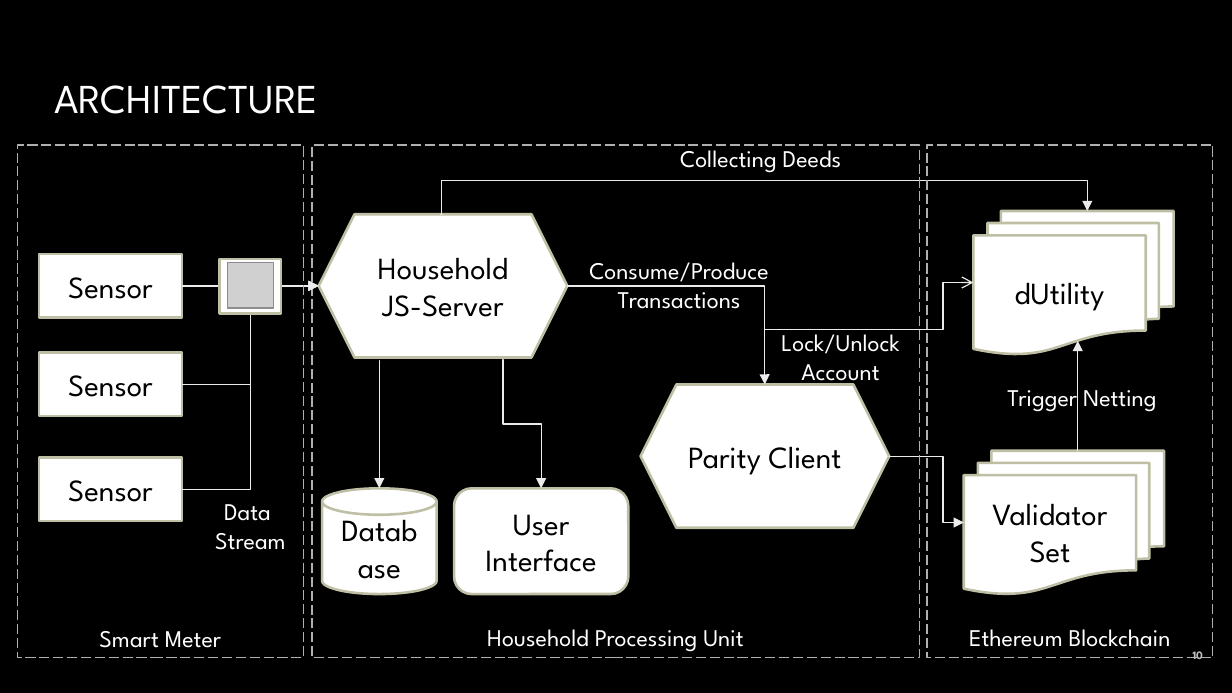
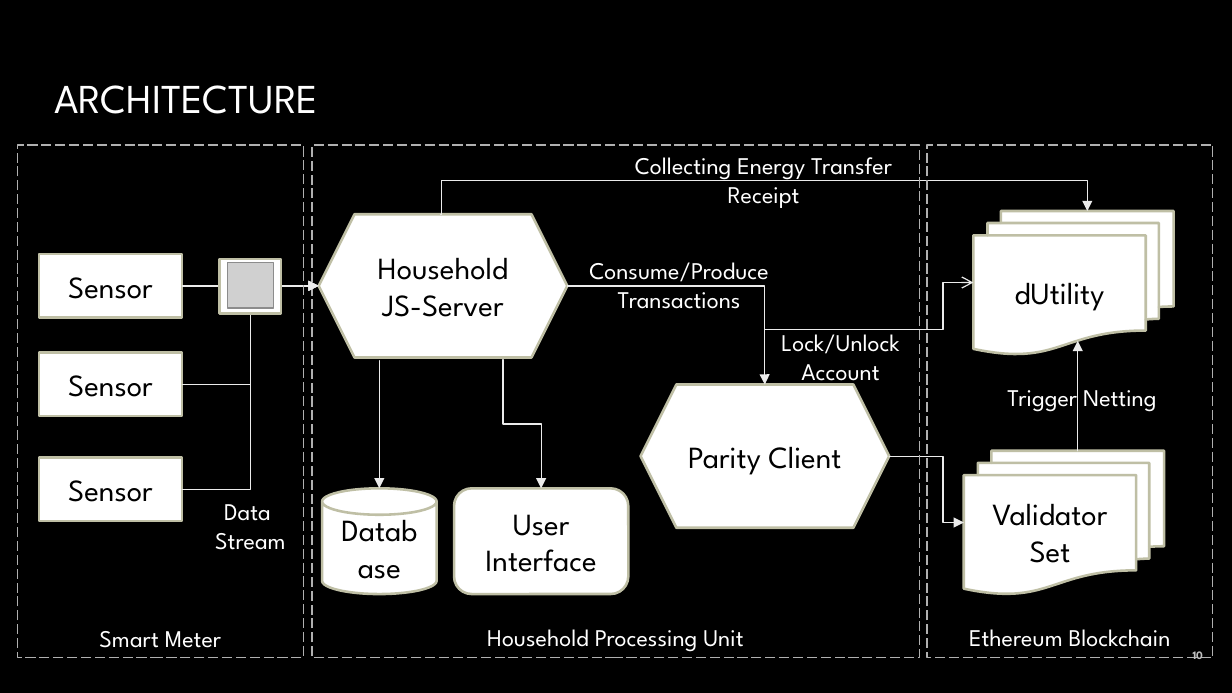
Before and after one commit to JacobEberhardt/decentralized-energy-trading, a slide deck: slide 10 of documentation/Milestone Presentation.pptx. Drawn at 1232x693 pixels with LibreOffice and Linux fonts; fonts in the diff are those of the drawing; grey boxes stand for pictures; background and template pictures are left out. Boxes give left, top, right and bottom in pixels: in the first picture for what was removed or moved away, otherwise in the second. Text is boxed around its words. In the diff, an @@ line names an element or a change of style, - is before the commit and + after.

```diff
--- a/documentation/Milestone Presentation.pptx
+++ b/documentation/Milestone Presentation.pptx
@@ text at [635, 157, 892, 208]: text changed @@
-Collecting Deeds
+Collecting Energy Transfer Receipt
```
Also in this commit, not shown: 3 other slides changed, 1 slide added.
